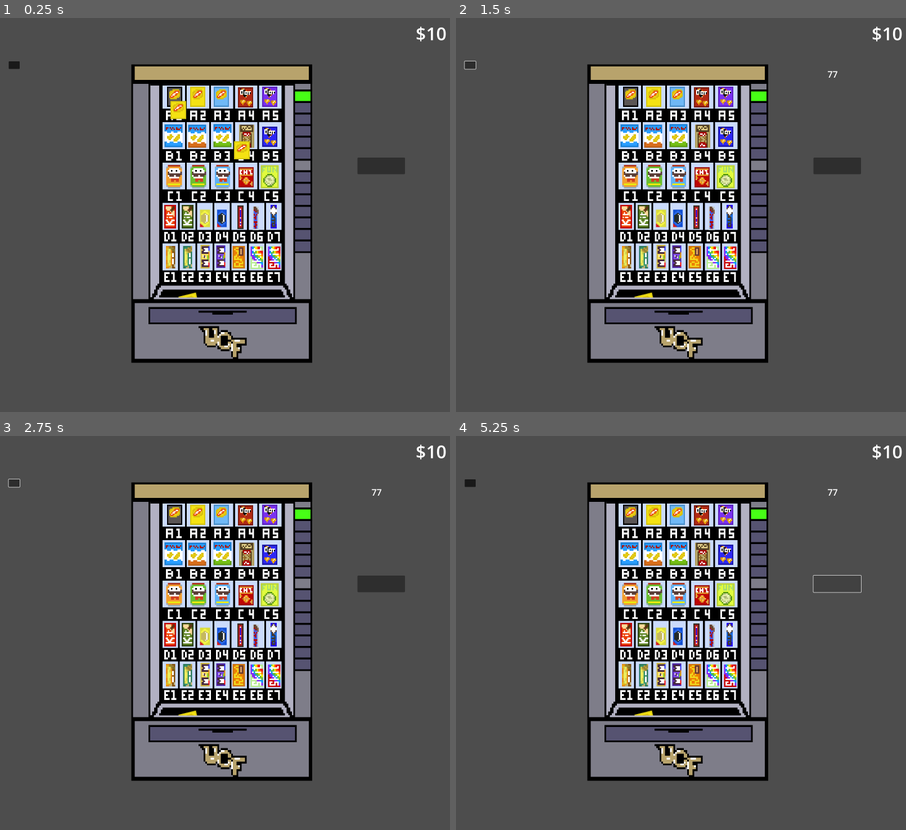
Above: before the commit, frames 1-4 (two rows, left to right).
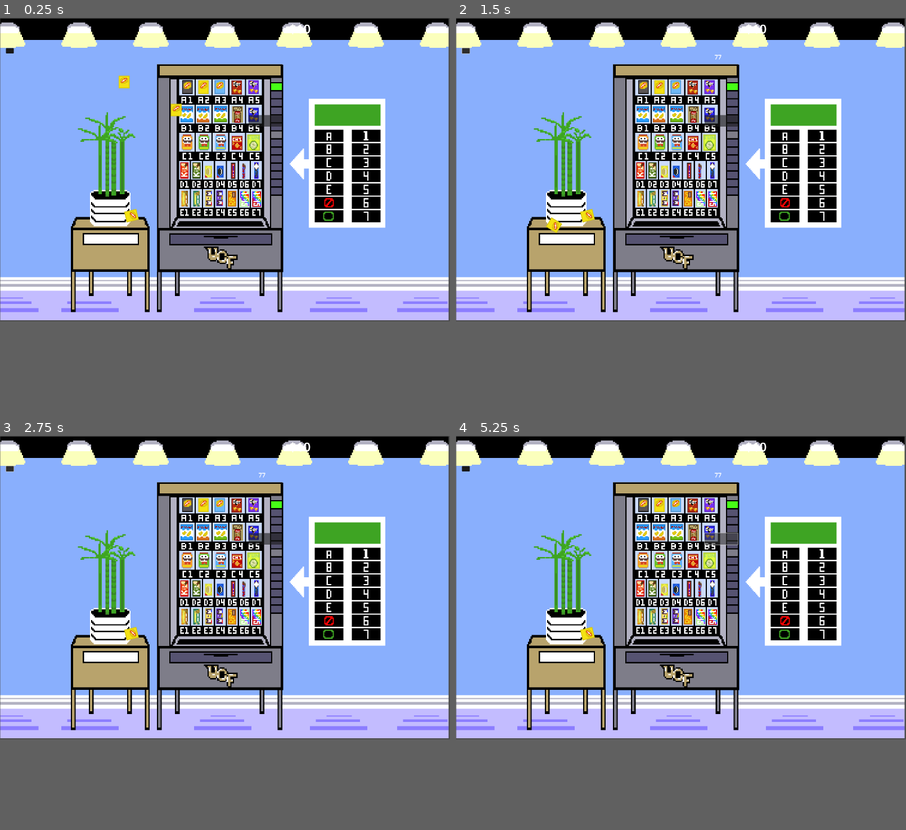
Above: after the commit, the same moments.

Repository: vewe7/vending-game
Game: Godot game, scene res://main.tscn
The game is run twice, just before and just after one commit, with the same random seed, the same clock (stepped at 60 frames per second) and the same inputs. The project has no main scene, so this scene is started directly.
Inputs (mouse positions are in pixels of both pictures, inside the frame that each line leads up to; where the layout moved, square brackets give the same spot in the first picture):
- Up to frame 1 (0.25 s): no input
- Up to frame 2 (1.5 s): click (465, 61) [469, 65] at 0.5 s; click (465, 61) [469, 65] at 1.25 s
- Up to frame 3 (2.75 s): click (9, 479) [13, 483] at 2 s
- Up to frame 4 (5.25 s): click (465, 479) [469, 483] at 2.75 s; click (465, 479) [469, 483] at 3.5 s; click (465, 479) [469, 483] at 4.25 s; click (721, 569) [838, 585] at 5 s
In our replay, the window is 800x700 before the commit and 800x539 after it. These sizes can differ from the game's own. Grey fills any space a smaller window leaves; there, only what the larger window draws over its background counts as a difference.

The runs differ from the first frame. In frame 1, 78% of the frame differs, in the area x 0-100%, y 0-88%; in frame 2, 78%; in frame 3, 78%; in frame 4, 78%.

Commit message:
game background setting

Diff:
--- a/main.tscn
+++ b/main.tscn
@@ -1,14 +1,26 @@
-[gd_scene load_steps=7 format=3 uid="uid://cal84okvyfmdu"]
+[gd_scene load_steps=9 format=3 uid="uid://cal84okvyfmdu"]
 
 [ext_resource type="Script" path="res://main.gd" id="1_m0krb"]
 [ext_resource type="PackedScene" uid="uid://dat41afu2rf2f" path="res://snack.tscn" id="2_kblac"]
 [ext_resource type="PackedScene" uid="uid://dpgys7jsnhcgs" path="res://hud.tscn" id="3_c8va4"]
 [ext_resource type="PackedScene" uid="uid://cmj0vwv4ay05j" path="res://snackstuck.tscn" id="3_no2ja"]
 [ext_resource type="PackedScene" uid="uid://lhfeivoxr77s" path="res://vending_machine.tscn" id="4_7o7kt"]
+[ext_resource type="Texture2D" uid="uid://byou20hvuq4ah" path="res://sprites/Background1.png" id="6_cdkfo"]
 
 [sub_resource type="PhysicsMaterial" id="PhysicsMaterial_4x0fc"]
 bounce = 2.0
 absorbent = true
+
+[sub_resource type="SpriteFrames" id="SpriteFrames_pqdvi"]
+animations = [{
+"frames": [{
+"duration": 1.0,
+"texture": ExtResource("6_cdkfo")
+}],
+"loop": true,
+"name": &"background",
+"speed": 5.0
+}]
 
 [node name="Main" type="Node"]
 script = ExtResource("1_m0krb")
@@ -37,9 +49,15 @@
 rotation = 1.33343
 
 [node name="VendingMachine" parent="." instance=ExtResource("4_7o7kt")]
-position = Vector2(811, 712)
+position = Vector2(1148, 785)
 scale = Vector2(2, 2)
 metadata/_edit_group_ = true
-metadata/_edit_lock_ = true
+
+[node name="Background" type="AnimatedSprite2D" parent="."]
+z_index = -4
+position = Vector2(1147, 773)
+scale = Vector2(6.10933, 6.85111)
+sprite_frames = SubResource("SpriteFrames_pqdvi")
+animation = &"background"
 
 [editable path="HUD"]
--- a/project.godot
+++ b/project.godot
@@ -16,8 +16,10 @@
 
 [display]
 
-window/size/viewport_width=1600
-window/size/viewport_height=1400
+window/size/viewport_width=2300
+window/size/viewport_height=1550
+window/size/mode=3
+window/size/initial_position_type=0
 
 [input]
 
--- a/vending_machine.tscn
+++ b/vending_machine.tscn
@@ -384,6 +384,7 @@
 script = ExtResource("1_c3hid")
 
 [node name="Bottom" type="StaticBody2D" parent="."]
+visible = false
 position = Vector2(-12, 247)
 metadata/_edit_group_ = true
 
@@ -392,6 +393,7 @@
 shape = SubResource("RectangleShape2D_wkh2t")
 
 [node name="Top" type="StaticBody2D" parent="."]
+visible = false
 position = Vector2(-11, -263)
 metadata/_edit_group_ = true
 
@@ -400,6 +402,7 @@
 shape = SubResource("RectangleShape2D_wkh2t")
 
 [node name="SideLeft" type="StaticBody2D" parent="."]
+visible = false
 position = Vector2(-147, 94)
 rotation = 1.5708
 metadata/_edit_group_ = true
@@ -409,6 +412,7 @@
 shape = SubResource("RectangleShape2D_ng75h")
 
 [node name="SideLeft2" type="StaticBody2D" parent="."]
+visible = false
 position = Vector2(133, 96)
 rotation = 1.5708
 metadata/_edit_group_ = true
Not shown: 1 places in vending_machine.tscn that only renumber resources
